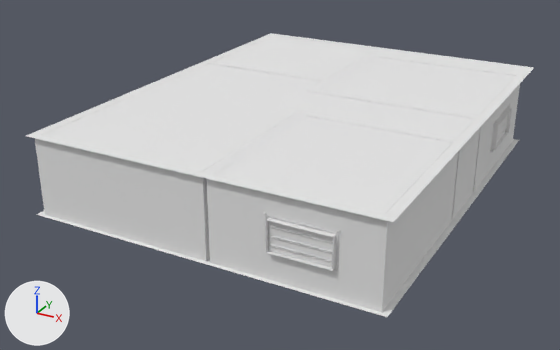
A saved change to the FBX model Assets/_Visual/Environment/Deputy's&Neighbor's/Deputy's Internal/DeputyInterior.fbx.
Before and after are seen from a camera (50 mm lens) standing at (13.2, -27.4, 13.3) and looking at (-1.4, -0.8, 0.0). The lights are fixed; the arrows at lower left show +X, +Y and +Z.

Objects in the first picture: 'Ceiling', 'Floor', 'Walls', 'Windows'.
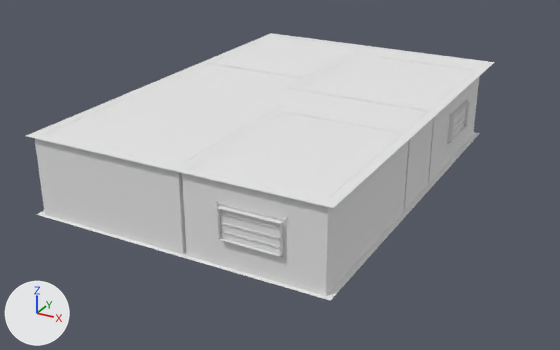
The newer file is also turned or shifted as a whole; pictures and numbers use the older file's frame.

Boxes (x1, y1, x2, y2) around the edits, measured in the pictures (560 x 350 px; the box of a moved part takes in the faces that stretch with it):
'Ceiling', reshaped (8% narrower, 7% shorter)
    before: (26, 33, 534, 222)
    after: (26, 33, 494, 208)
'Walls', reshaped (8% narrower)
    before: (35, 36, 520, 312)
    after: (35, 36, 479, 296)
'Floor', reshaped (8% narrower)
    before: (36, 139, 519, 317)
    after: (36, 132, 480, 301)
'Windows', reshaped
    before: (266, 106, 510, 271)
    after: (217, 99, 468, 257)
part 1 of me_cube_003, moved or reshaped
    before: (266, 215, 339, 271)
    after: (217, 203, 286, 257)
part 2 of me_cube_003, moved or reshaped
    before: (490, 106, 510, 152)
    after: (447, 99, 468, 144)
part 3 of me_plane, moved or reshaped
    before: (205, 139, 519, 317)
    after: (182, 132, 480, 301)
part 4 of me_cube_036, moved or reshaped
    before: (207, 56, 520, 312)
    after: (182, 54, 479, 295)
part 5 of me_cube_036, moved or reshaped
    before: (207, 180, 387, 312)
    after: (182, 174, 328, 296)
part 6 of me_cube_036, moved or reshaped
    before: (314, 90, 481, 192)
    after: (296, 86, 434, 183)
part 7 of me_cube_036, moved or reshaped
    before: (35, 36, 377, 261)
    after: (35, 36, 359, 254)

Diff of the bpy script that builds the scene:
```diff
--- a/Assets/_Visual/Environment/Deputy's&Neighbor's/Deputy's Internal/DeputyInterior.fbx.py
+++ b/Assets/_Visual/Environment/Deputy's&Neighbor's/Deputy's Internal/DeputyInterior.fbx.py
@@ me_cube_036 @@
 me_cube_036.from_pydata(...)  # 194 vertices, 140 faces; spans x -7.6..6.5, y -8.6..9.4, z 0.0..3.2
 # used by ob_walls; location = (0.0, 0.0, 0.0)
+# me_cube_036 part 4: all 26 vertices in x 6.2..6.5, y -8.4..8.0, z 0.0..3.2 are moved by (-1.9, 0.0, 0.0)
+# me_cube_036 part 5: all 8 vertices in x 2.4..4.7, y -8.6..-8.4, z 1.1..2.2 are moved by (-1.8, 0.0, 0.0)
+# me_cube_036 part 6: all 20 vertices in x 1.3..2.6, y 1.1..1.6, z 0.0..3.2 are moved by (-1.1, 0.0, 0.0)
+# me_cube_036 part 7: all 68 vertices in x -1.2..0.3, y -8.4..9.4, z 0.0..3.2 are moved by (-1.0, 0.0, 0.0)
 me_cube_036.materials.append(mat_deputyhouse_atlas2)
@@ me_cube_003 @@
 me_cube_003.from_pydata(...)  # 64 vertices, 52 faces; spans x -7.6..6.4, y -8.5..8.8, z 1.0..2.3
 # used by ob_windows; location = (0.0, 0.0, 0.0)
+# me_cube_003 part 1: the loose piece of 16 vertices spanning x 2.3..4.8, y -8.5..-8.4, z 1.0..2.3 is moved by (-1.8, 0.0, 0.0)
+# me_cube_003 part 2: the loose piece of 16 vertices spanning x 6.3..6.4, y 3.6..6.1, z 1.0..2.3 is moved by (-1.9, 0.0, 0.0)
 me_cube_003.materials.append(mat_deputyhouse_atlas1)
@@ me_plane @@
 me_plane.from_pydata(...)  # 21 vertices, 12 faces; spans x -7.7..6.6, y -8.6..9.6, z 0.0
 # used by ob_floor; location = (0.0, 0.0, 0.0)
+# me_plane part 3: all 5 vertices in x 6.6, y -8.6..8.3, z 0.0 are moved by (-1.9, 0.0, 0.0)
 me_plane.materials.append(mat_deputyhouse_atlas1)
@@ me_plane_002 @@
 me_plane_002.from_pydata(...)  # 4 vertices, 1 face; spans x -7.7..6.6, y -8.6..9.6, z 3.2
 # used by ob_ceiling; location = (0.0, 0.0, 0.0)
-me_plane_002.vertices[1].co = (6.6, -8.6, 3.2)  # pixel (393, 222)
-me_plane_002.vertices[3].co = (6.6, 9.6, 3.2)  # pixel (534, 67)
+# me_plane_002 part 8
+me_plane_002.vertices[1].co = (4.7, -8.6, 3.2)  # pixel (333, 208)
+me_plane_002.vertices[3].co = (4.7, 9.6, 3.2)  # pixel (494, 62)
 me_plane_002.materials.append(mat_deputyhouse_atlas1)
```
